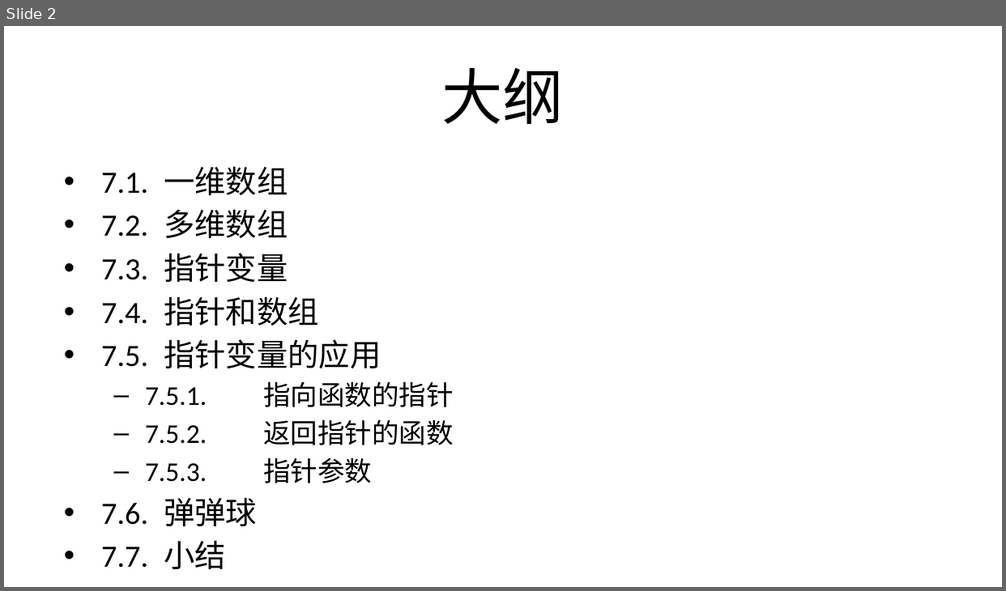
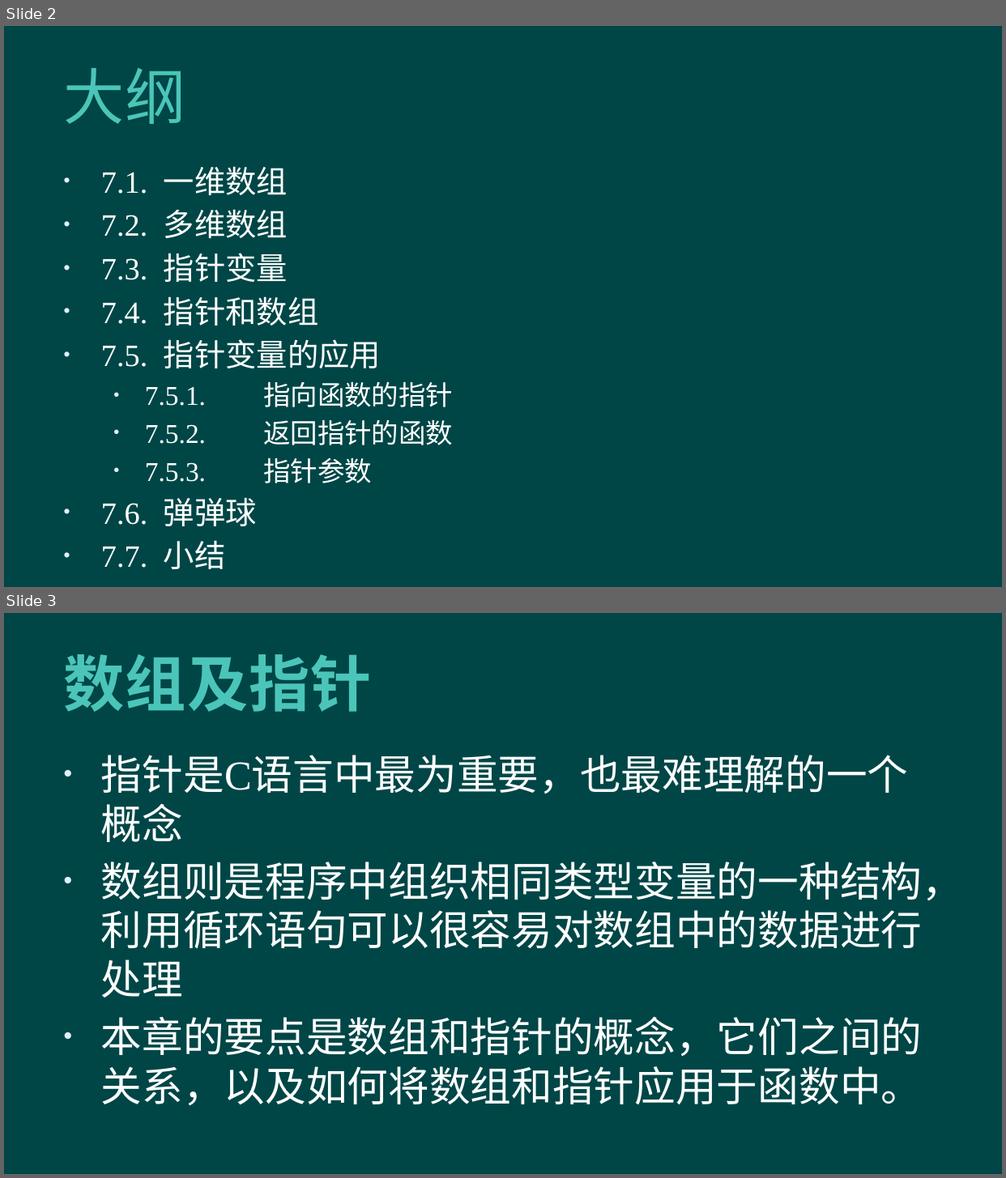
Before and after one commit to hanhonglei/Course_BasicGameProgramming, a slide deck: 第7章 数组及指针/第7章 数组及指针.pptx. Shown one above the other, each under a label of ours: slide 2 before the commit, slides 2 and 3 after it. The pictures are 1006x591 and 1006x1178 pixels, drawn with LibreOffice and Linux fonts; fonts in the diff are those of the drawing; background and template pictures are left out. Boxes give left, top, right and bottom in pixels: in the first picture for what was removed or moved away, otherwise in the second. Text is boxed around its words. In the diff, an @@ line names an element or a change of style, - is before the commit and + after.

```diff
--- a/第7章 数组及指针/第7章 数组及指针.pptx
+++ b/第7章 数组及指针/第7章 数组及指针.pptx
@@ slide 3 added at [4,613,1002,1174], background #004646 @@
@@ title added at [64,654,372,712], 44 pt, text #4BC5B9, bold @@
+数组及指针
@@ text added at [101,755,963,1105], 29.6 pt, text #FFFFFF @@
+• 指针是C语言中最为重要，也最难理解的一个概念
+• 数组则是程序中组织相同类型变量的一种结构，利用循环语句可以很容易对数组中的数据进行处理
+• 本章的要点是数组和指针的概念，它们之间的关系，以及如何将数组和指针应用于函数中。
@@ slide 2 changed as well @@
@@ background #FFFFFF to #004646 @@
@@ title "大纲" at [64,68,186,124]: font Calibri to Roboto, text colour #000000 to #4BC5B9, letter spacing 0 to 0.5 pt; alignment centre to left @@
@@ text "7.1. 一维数组" at [101,166,453,484]: font Calibri to Times New Roman, text colour #000000 to #FFFFFF; bullet – to • @@
```
Also in this commit, not shown: 1 other slide changed, 61 other slides added, 1 other file.
